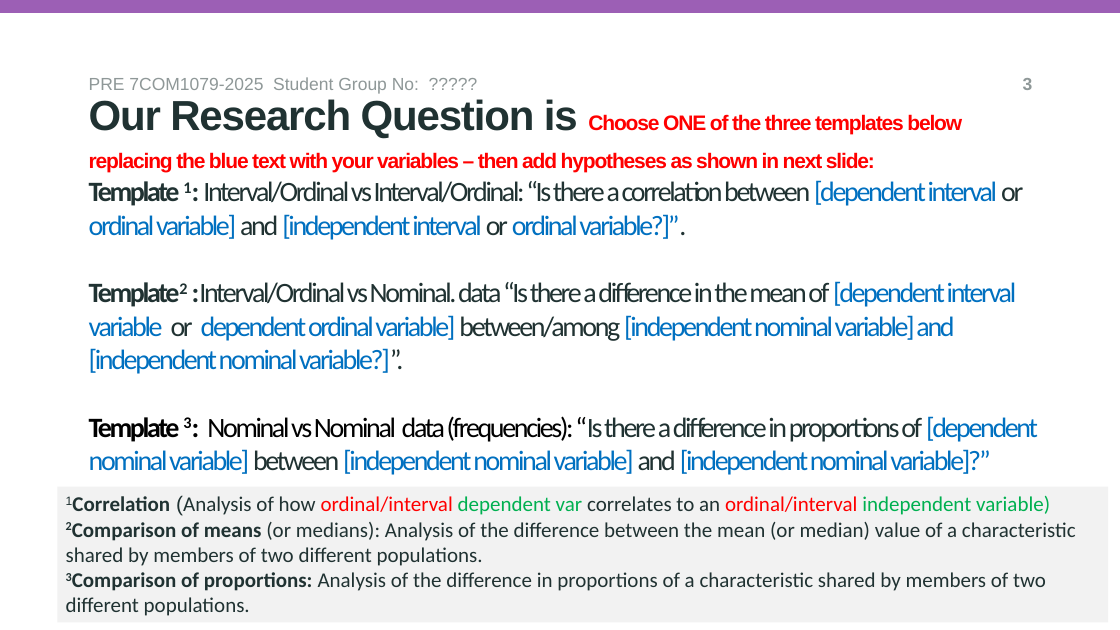
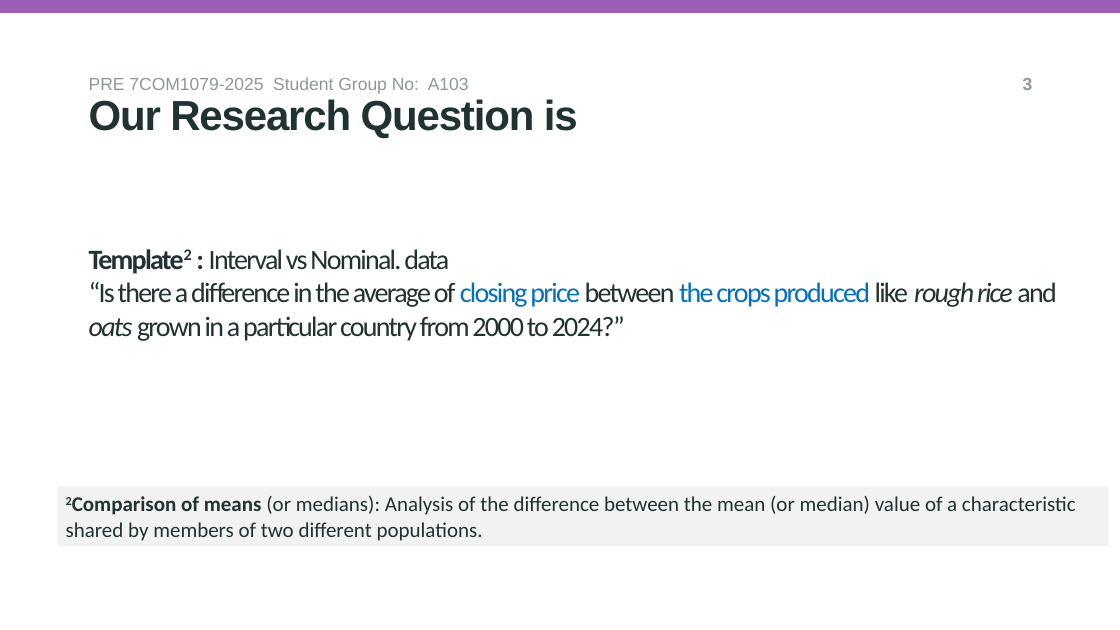
Before and after one commit to Dhanashreem9/group_a_103, a slide deck: slide 5 of reseach_question_presentation_template.pptx. Drawn at 1120x630 pixels with LibreOffice and Linux fonts; fonts in the diff are those of the drawing; background and template pictures are left out. Boxes give left, top, right and bottom in pixels: in the first picture for what was removed or moved away, otherwise in the second. Text is boxed around its words. In the diff, an @@ line names an element or a change of style, - is before the commit and + after.

Commit message:
research_question_template updated

```diff
--- a/reseach_question_presentation_template.pptx
+++ b/reseach_question_presentation_template.pptx
@@ text at (89,77,469,94): text changed @@
-PRE 7COM1079-2025 Student Group No: ?????
+PRE 7COM1079-2025 Student Group No: A103
@@ subtitle at (89,99,578,139): text changed; size 18 to 36 pt; text colour #FF0000 to #203232 @@
-Our Research Question is Choose ONE of the three templates below replacing the blue text with your variables – then add hypotheses as shown in next slide:
+Our Research Question is
@@ title at (89,249,1056,341): text changed; text colour #0070C0 to #203232 @@
-Template 1: Interval/Ordinal vs Interval/Ordinal: “Is there a correlation between [dependent interval or ordinal variable] and [independent interval or ordinal variable?]”.
-Template2 :Interval/Ordinal vs Nominal. data “Is there a difference in the mean of [dependent interval variable or dependent ordinal variable] between/among [independent nominal variable] and [independent nominal variable?]”.
-Template 3: Nominal vs Nominal data (frequencies): “Is there a difference in proportions of [dependent nominal variable] between [independent nominal variable] and [independent nominal variable]?”
+Template2 : Interval vs Nominal. data
+“Is there a difference in the average of closing price between the crops produced like rough rice and oats grown in a particular country from 2000 to 2024?”
@@ rectangle "2Comparison of means (or medians): ...": place and size @@
-rectangle "2Comparison of means (or medians): ..." at (57,486,1108,623)
+rectangle "2Comparison of means (or medians): ..." at (57,486,1108,546)
@@ text in rectangle at (176,495,1050,516): paragraph removed @@
-1Correlation (Analysis of how ordinal/interval dependent var correlates to an ordinal/interval independent variable)
@@ text in rectangle at (66,572,1046,616): paragraph removed @@
-3Comparison of proportions: Analysis of the difference in proportions of a characteristic shared by members of two different populations.
```
Also in this commit, not shown: 4 other slides changed, 2 other files.
